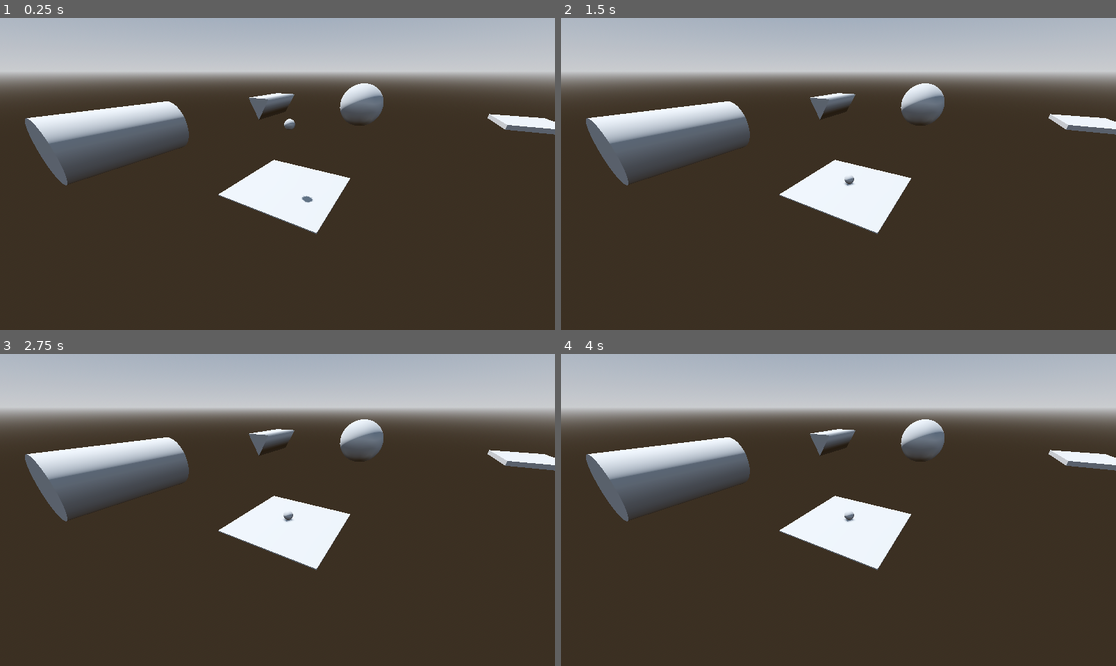
Above: before the commit, frames 1-4 (two rows, left to right).
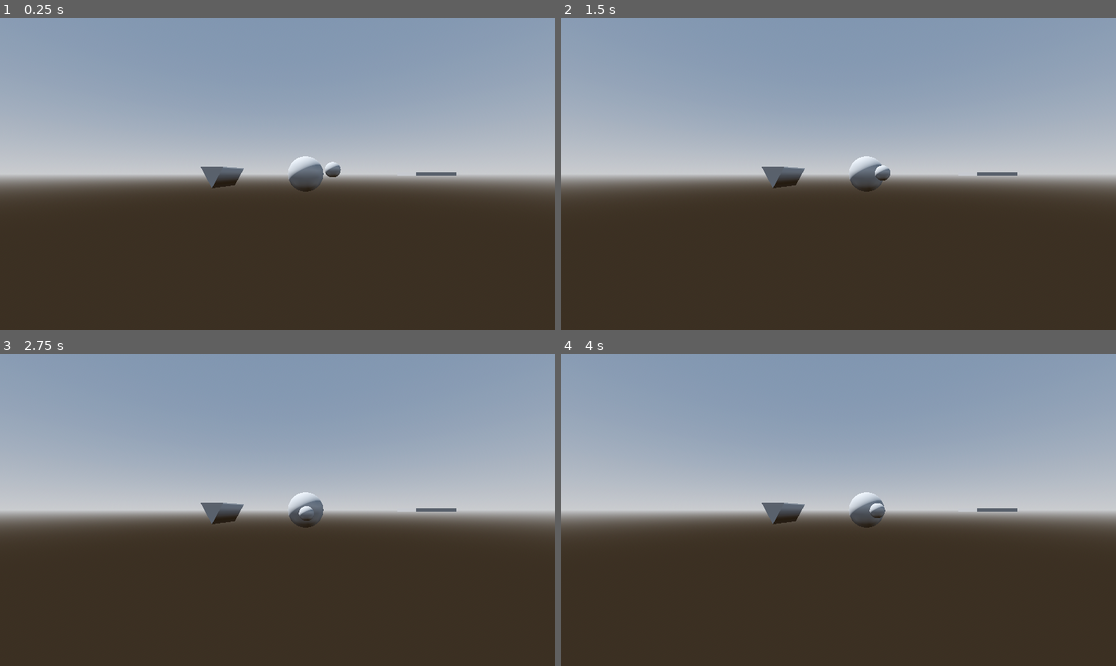
Above: after the commit, the same moments.

Repository: Venorrak/gd-gravity-fields
Game: Godot game, scene res://test3D.tscn
Two runs of this game, one before a commit and one after it. Both use one fixed random seed, a clock stepped at 60 frames per second and the inputs below. This scene is started directly instead of the project's main scene.
Inputs (mouse positions are in pixels of both pictures, inside the frame that each line leads up to):
- Up to frame 1 (0.25 s): no input
- Up to frame 2 (1.5 s): tap Enter at 0.5 s; move the mouse to (960, 158) at 0.52 s; hold Right (ui_right) 0.53-1.25 s; tap Q at 0.6 s; click (960, 158) at 0.67 s; tap E at 0.8 s; drag from (727, 189) to (810, 236) at 1.27 s
- Up to frame 3 (2.75 s): tap Space at 2 s; move the mouse to (333, 441) at 2.02 s; hold Right (ui_right) from 2.03 s (still down); tap Shift at 2.1 s; click (333, 441) at 2.17 s; tap Alt at 2.3 s
- Up to frame 4 (4 s): release Right (ui_right) at 2.75 s; tap Enter at 2.75 s; drag from (810, 572) to (672, 463) at 2.77 s; move the mouse to (1005, 556) at 3.52 s; hold Left (ui_left) from 3.53 s (still down); tap Q at 3.6 s; click (1005, 556) at 3.67 s; tap E at 3.8 s

The runs differ from the first frame. In frame 1, 56% of the frame differs, in the area x 0-100%, y 0-70%; in frame 2, 56%; in frame 3, 56%; in frame 4, 56%.

Commit message:
free cam for testing, started gravity rotation wip

Diff:
--- a/GravityArtifacts/GCurve3D.gd
+++ b/GravityArtifacts/GCurve3D.gd
@@ -26,7 +26,7 @@
 			})
 		return ret
 
-func get_custom_gravity(bodyPosition : Vector3) -> Vector3:
+func get_custom_gravity(bodyPosition : Vector3, providerRotation: Vector3) -> Vector3:
 	var gravity : Vector3 = Vector3.DOWN * gravityForce
 	var closestOffset : float = get_closest_offset(bodyPosition)
 	var closestTransform : Transform3D = sample_baked_with_rotation(closestOffset, false, true)
@@ -68,4 +68,13 @@
 		gravity = up.rotated(forward, gravity_angle) * gravityForce
 	else:
 		gravity = (bodyPosition - closestTransform.origin).normalized() * gravityForce
-	return gravity
+	print(providerRotation)
+	return rotateByProvider(gravity, providerRotation)
+
+func rotateByProvider(input: Vector3, gRotation: Vector3) -> Vector3:
+	input = input.rotated(Vector3(1, 0, 0), gRotation.x)
+	input = input.rotated(Vector3(0, 1, 0), gRotation.y)
+	input = input.rotated(Vector3(0, 0, 1), gRotation.z)
+	return input
+
+# TODO https://docs.godotengine.org/en/stable/tutorials/plugins/editor/3d_gizmos.html
--- a/GravityArtifacts/GPath3D.gd
+++ b/GravityArtifacts/GPath3D.gd
@@ -1,4 +1,4 @@
 class_name GPath3D extends Path3D
 
 func get_custom_gravity(bodyPosition : Vector3) -> Vector3:
-	return curve.get_custom_gravity(global_position - bodyPosition)
+	return curve.get_custom_gravity(global_position - bodyPosition, global_rotation)
--- a/GravityArtifacts/GravityDetector.gd
+++ b/GravityArtifacts/GravityDetector.gd
@@ -37,7 +37,13 @@
 		return ret
 
 func get_custom_gravity(bodyPosition : Vector3) -> Vector3:
-	return gravity_direction * gravityForce
+	return rotateByProvider(gravity_direction * gravityForce, global_rotation)
+
+func rotateByProvider(input: Vector3, gRotation: Vector3) -> Vector3:
+	input = input.rotated(Vector3(1, 0, 0), gRotation.x)
+	input = input.rotated(Vector3(0, 1, 0), gRotation.y)
+	input = input.rotated(Vector3(0, 0, 1), gRotation.z)
+	return input
 
 func _init() -> void:
 	body_entered.connect(_body_entered)
--- /dev/null
+++ b/cam.gd
@@ -0,0 +1,116 @@
+class_name FreeLookCamera extends Camera3D
+
+# Modifier keys' speed multiplier
+const SHIFT_MULTIPLIER = 2.5
+const ALT_MULTIPLIER = 1.0 / SHIFT_MULTIPLIER
+
+
+@export_range(0.0, 1.0) var sensitivity: float = 0.25
+
+# Mouse state
+var _mouse_position = Vector2(0.0, 0.0)
+var _total_pitch = 0.0
+
+# Movement state
+var _direction = Vector3(0.0, 0.0, 0.0)
+var _velocity = Vector3(0.0, 0.0, 0.0)
+var _acceleration = 30
+var _deceleration = -10
+var _vel_multiplier = 4
+
+# Keyboard state
+var _w = false
+var _s = false
+var _a = false
+var _d = false
+var _q = false
+var _e = false
+var _shift = false
+var _alt = false
+
+func _input(event):
+	# Receives mouse motion
+	if event is InputEventMouseMotion:
+		_mouse_position = event.relative
+
+	# Receives mouse button input
+	if event is InputEventMouseButton:
+		match event.button_index:
+			MOUSE_BUTTON_RIGHT: # Only allows rotation if right click down
+				Input.set_mouse_mode(Input.MOUSE_MODE_CAPTURED if event.pressed else Input.MOUSE_MODE_VISIBLE)
+			MOUSE_BUTTON_WHEEL_UP: # Increases max velocity
+				_vel_multiplier = clamp(_vel_multiplier * 1.1, 0.2, 20)
+			MOUSE_BUTTON_WHEEL_DOWN: # Decereases max velocity
+				_vel_multiplier = clamp(_vel_multiplier / 1.1, 0.2, 20)
+
+	# Receives key input
+	if event is InputEventKey:
+		match event.keycode:
+			KEY_W:
+				_w = event.pressed
+			KEY_S:
+				_s = event.pressed
+			KEY_A:
+				_a = event.pressed
+			KEY_D:
+				_d = event.pressed
+			KEY_Q:
+				_q = event.pressed
+			KEY_E:
+				_e = event.pressed
+			KEY_SHIFT:
+				_shift = event.pressed
+			KEY_ALT:
+				_alt = event.pressed
+
+# Updates mouselook and movement every frame
+func _process(delta):
+	_update_mouselook()
+	_update_movement(delta)
+
+# Updates camera movement
+func _update_movement(delta):
+	# Computes desired direction from key states
+	_direction = Vector3(
+		(_d as float) - (_a as float),
+		(_e as float) - (_q as float),
+		(_s as float) - (_w as float)
+	)
+
+	# Computes the change in velocity due to desired direction and "drag"
+	# The "drag" is a constant acceleration on the camera to bring it's velocity to 0
+	var offset = _direction.normalized() * _acceleration * _vel_multiplier * delta \
+		+ _velocity.normalized() * _deceleration * _vel_multiplier * delta
+
+	# Compute modifiers' speed multiplier
+	var speed_multi = 1
+	if _shift: speed_multi *= SHIFT_MULTIPLIER
+	if _alt: speed_multi *= ALT_MULTIPLIER
+
+	# Checks if we should bother translating the camera
+	if _direction == Vector3.ZERO and offset.length_squared() > _velocity.length_squared():
+		# Sets the velocity to 0 to prevent jittering due to imperfect deceleration
+		_velocity = Vector3.ZERO
+	else:
+		# Clamps speed to stay within maximum value (_vel_multiplier)
+		_velocity.x = clamp(_velocity.x + offset.x, -_vel_multiplier, _vel_multiplier)
+		_velocity.y = clamp(_velocity.y + offset.y, -_vel_multiplier, _vel_multiplier)
+		_velocity.z = clamp(_velocity.z + offset.z, -_vel_multiplier, _vel_multiplier)
+
+		translate(_velocity * delta * speed_multi)
+
+# Updates mouse look
+func _update_mouselook():
+	# Only rotates mouse if the mouse is captured
+	if Input.get_mouse_mode() == Input.MOUSE_MODE_CAPTURED:
+		_mouse_position *= sensitivity
+		var yaw = _mouse_position.x
+		var pitch = _mouse_position.y
+		_mouse_position = Vector2(0, 0)
+
+		# Prevents looking up/down too far
+		pitch = clamp(pitch, -90 - _total_pitch, 90 - _total_pitch)
+		_total_pitch += pitch
+
+		rotate_y(deg_to_rad(-yaw))
+		rotate_object_local(Vector3(1,0,0), deg_to_rad(-pitch))
--- a/test3D.tscn
+++ b/test3D.tscn
@@ -1,10 +1,11 @@
-[gd_scene load_steps=31 format=3 uid="uid://do7wo1cg7jrsb"]
+[gd_scene load_steps=32 format=3 uid="uid://do7wo1cg7jrsb"]
 
 [ext_resource type="Script" uid="uid://cmavu2d5cqxkq" path="res://GravityArtifacts/GCurve3D.gd" id="1_jhyt1"]
 [ext_resource type="Script" uid="uid://dmymmuemweybu" path="res://GravityArtifacts/GravityDetector.gd" id="2_ou1c5"]
 [ext_resource type="Script" uid="uid://b0vbmbwlnwy70" path="res://GravityArtifacts/GPath3D.gd" id="2_wuppg"]
 [ext_resource type="Script" uid="uid://76uua8vxupme" path="res://GravityArtifacts/GravityBody3D.gd" id="3_bfqwq"]
 [ext_resource type="Script" uid="uid://74v1n082hlc6" path="res://GravityArtifacts/GravityPoint3D.gd" id="3_xe411"]
+[ext_resource type="Script" uid="uid://cpko5ytng8ccr" path="res://cam.gd" id="6_y26re"]
 
 [sub_resource type="ProceduralSkyMaterial" id="ProceduralSkyMaterial_bfqwq"]
 sky_horizon_color = Color(0.662243, 0.671743, 0.686743, 1)
@@ -27,8 +28,7 @@
 point_count = 2
 script = ExtResource("1_jhyt1")
 gravityForce = 9.8
-multipleFaces = true
-faces = 4
+multipleFaces = false
 metadata/_custom_type_script = "uid://cmavu2d5cqxkq"
 
 [sub_resource type="CapsuleShape3D" id="CapsuleShape3D_wuppg"]
@@ -122,14 +122,16 @@
 metadata/_custom_type_script = "uid://74v1n082hlc6"
 
 [node name="pill_cylindre" type="StaticBody3D" parent="."]
-transform = Transform3D(1, 0, 0, 0, 1, 0, 0, 0, 1, 0, 0, -34.1703)
+transform = Transform3D(-4.37114e-08, -1, 0, 1, -4.37114e-08, 0, 0, 0, 1, 0, 0, 0)
 
 [node name="CollisionShape3D" type="CollisionShape3D" parent="pill_cylindre"]
 transform = Transform3D(-4.37114e-08, -1, 0, 1, -4.37114e-08, 0, 0, 0, 1, 0, 0, 0)
 shape = SubResource("CapsuleShape3D_wuppg")
+disabled = true
 
 [node name="MeshInstance3D" type="MeshInstance3D" parent="pill_cylindre"]
 transform = Transform3D(-4.37114e-08, -1, 0, 1, -4.37114e-08, 0, 0, 0, 1, 0, 0, 0)
+visible = false
 mesh = SubResource("CylinderMesh_wuppg")
 skeleton = NodePath("../..")
 
@@ -249,7 +251,7 @@
 shape = SubResource("SphereShape3D_ryfo5")
 
 [node name="GravityBody3D" type="RigidBody3D" parent="."]
-transform = Transform3D(1, 0, 0, 0, 1, 0, 0, 0, 1, 0.423366, 6.42864, -0.33396)
+transform = Transform3D(1, 0, 0, 0, 1, 0, 0, 0, 1, -5.95704, 0.334624, 1.09974)
 gravity_scale = 0.0
 script = ExtResource("3_bfqwq")
 metadata/_custom_type_script = "uid://76uua8vxupme"
@@ -260,10 +262,8 @@
 [node name="MeshInstance3D" type="MeshInstance3D" parent="GravityBody3D"]
 mesh = SubResource("SphereMesh_bfqwq")
 
-[node name="Camera3D" type="Camera3D" parent="."]
-transform = Transform3D(0.519937, 0.385408, -0.762316, 3.50361e-08, 0.892428, 0.45119, 0.854205, -0.23459, 0.464006, -16.1293, 10.5895, 8.43272)
-
 [node name="platform2" type="StaticBody3D" parent="."]
+transform = Transform3D(1, 0, 0, 0, 1, 0, 0, 0, 1, -64.8066, 0, -9.43225)
 
 [node name="CollisionShape3D" type="CollisionShape3D" parent="platform2"]
 shape = SubResource("BoxShape3D_ryfo5")
@@ -280,3 +280,8 @@
 
 [node name="CollisionShape3D" type="CollisionShape3D" parent="platform2/GravityDetector"]
 shape = SubResource("BoxShape3D_ndvhq")
+
+[node name="FreeLookCamera" type="Camera3D" parent="."]
+transform = Transform3D(0.198239, 0, -0.980154, 0, 1, 0, 0.980154, 0, 0.198239, -19.6297, 0, 0)
+script = ExtResource("6_y26re")
+metadata/_custom_type_script = "uid://cpko5ytng8ccr"
